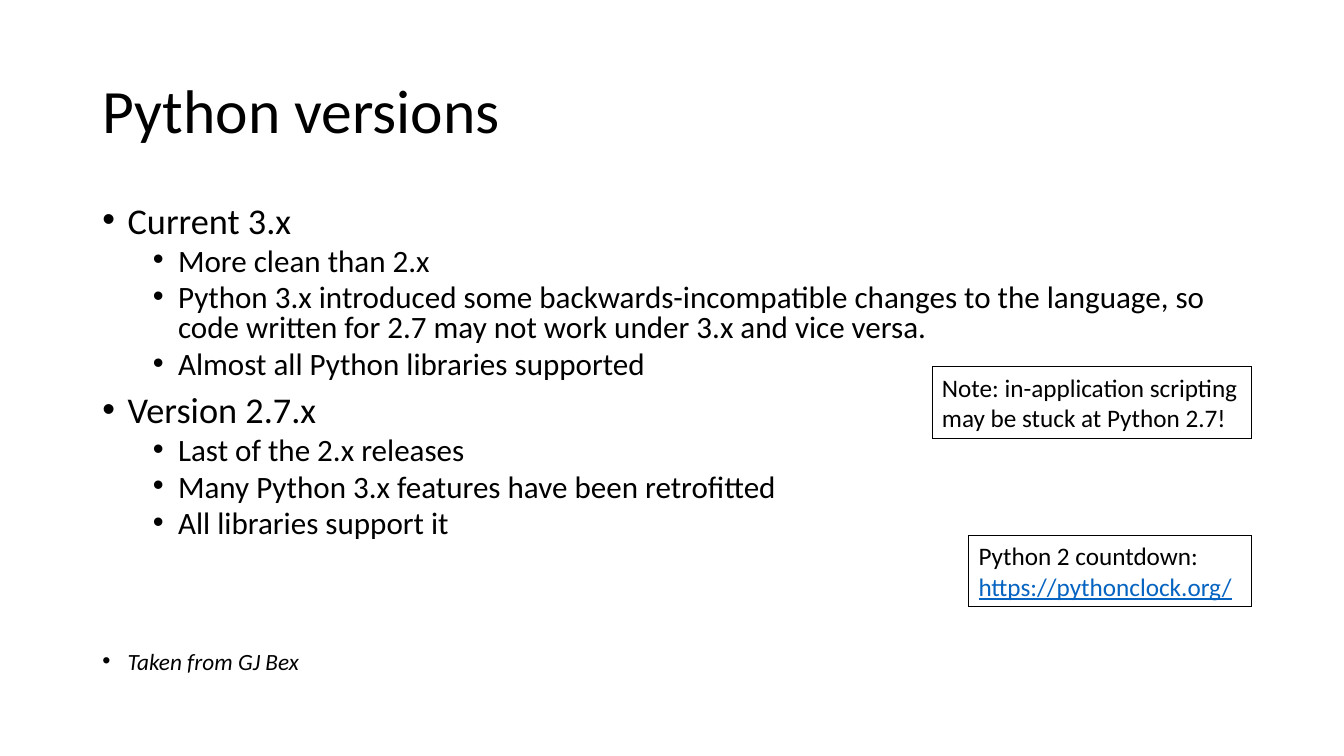
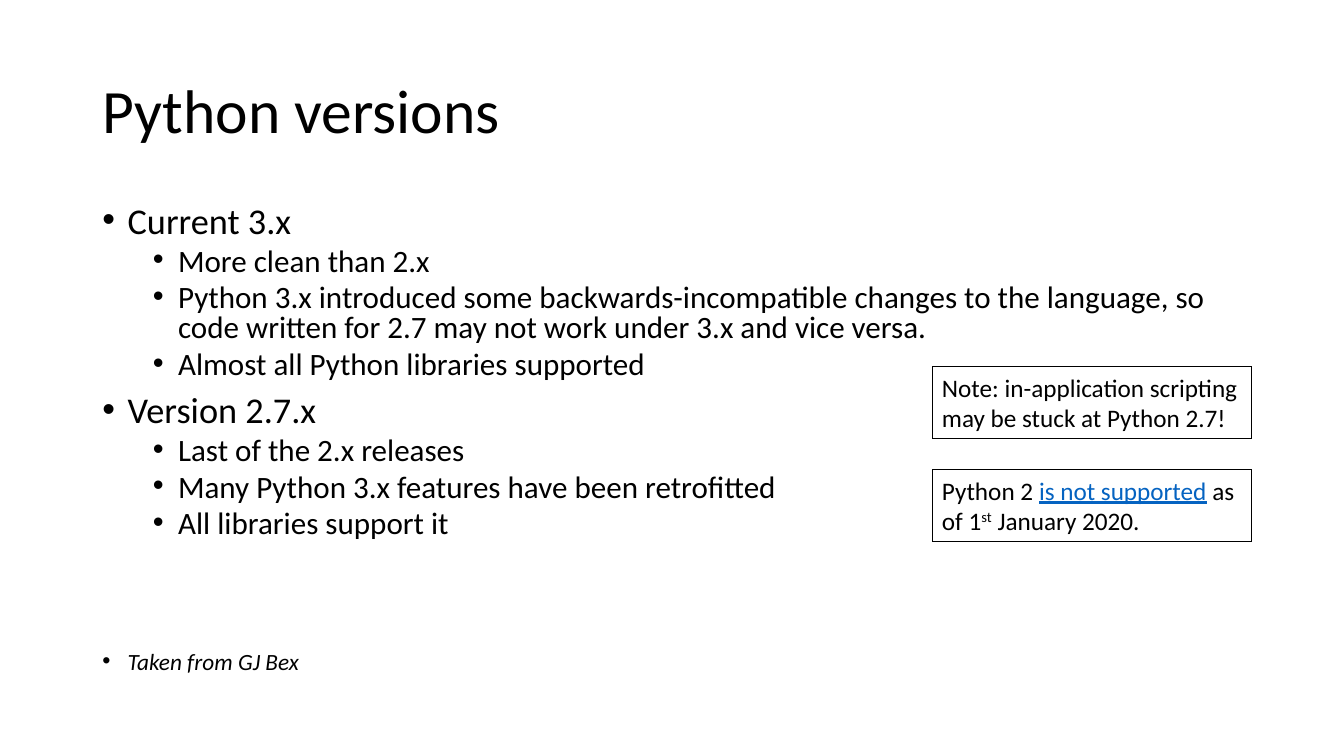
Before and after one commit to moravveji/python_intro_training, a slide deck: slide 42 of slides-pptx/01-Python_intro_overview.pptx (slide 41 before the commit). Drawn at 1344x756 pixels with LibreOffice and Linux fonts; fonts in the diff are those of the drawing. Boxes give left, top, right and bottom in pixels: in the first picture for what was removed or moved away, otherwise in the second. Text is boxed around its words. In the diff, an @@ line names an element or a change of style, - is before the commit and + after.

```diff
--- a/slides-pptx/01-Python_intro_overview.pptx
+++ b/slides-pptx/01-Python_intro_overview.pptx
@@ rectangle "Python 2 is not supported ..." resized from (x1=969, y1=536, x2=1252, y2=608) to (x1=933, y1=470, x2=1252, y2=541) @@
@@ text in rectangle at (x1=942, y1=482, x2=1234, y2=534): text changed; text colour #0563C1 to #000000 @@
-Python 2 countdown:
-https://pythonclock.org/
+Python 2 is not supported as of 1st January 2020.
```
Also in this commit, not shown: 12 other slides changed, 1 slide added, 14 other files.
